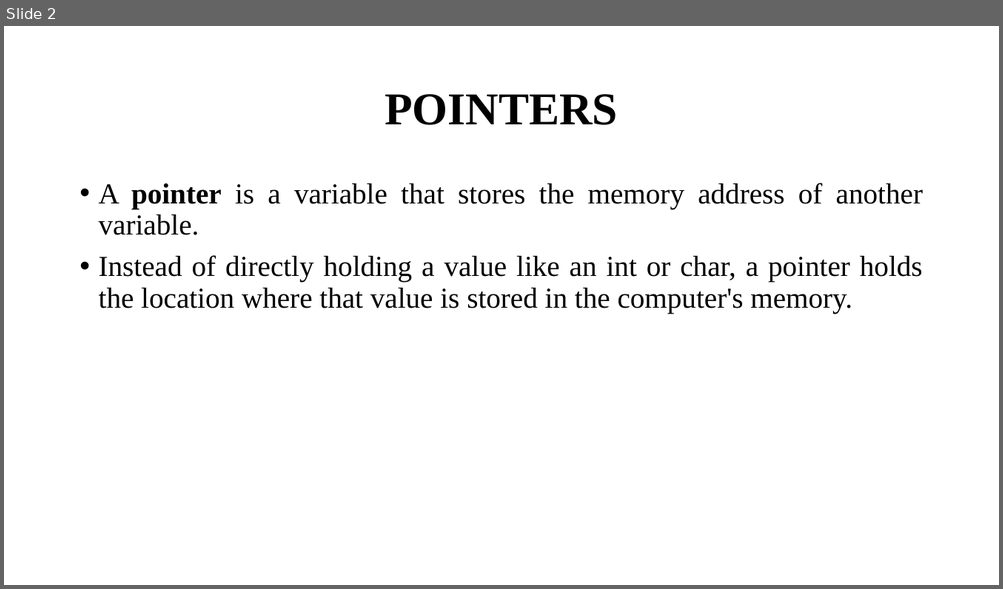
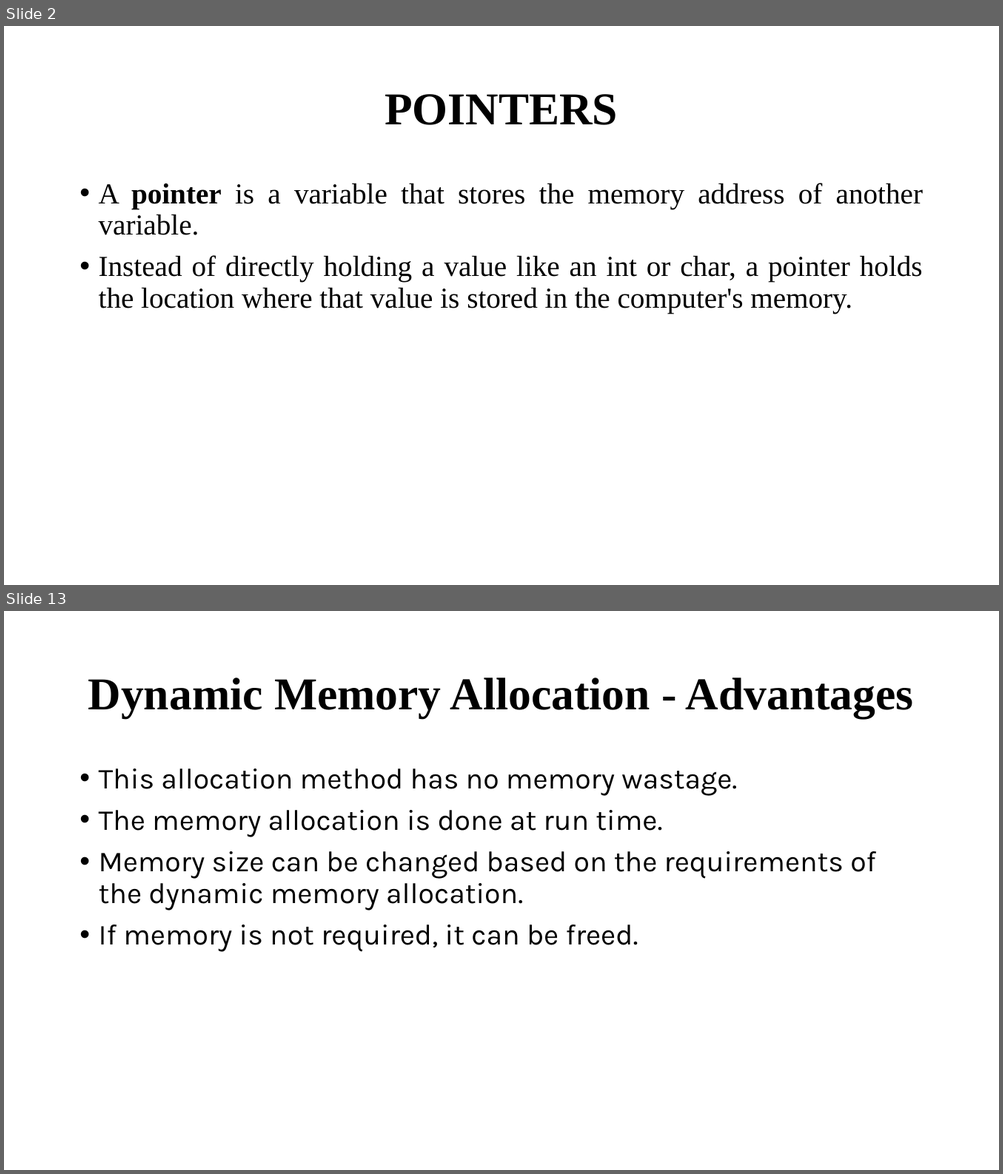
Before and after one commit to Anugrahashaju/S3_Programming_In_C, a slide deck: THEORY/MODULE3/Module_3 [Autosaved].pptm. Shown one above the other, each under a label of ours: slide 2 before the commit, slides 2 and 13 after it; the slides between them are not shown. The pictures are 1003x589 and 1003x1174 pixels, drawn with LibreOffice and Linux fonts; fonts in the diff are those of the drawing. Boxes give left, top, right and bottom in pixels: in the first picture for what was removed or moved away, otherwise in the second. Text is boxed around its words. In the diff, an @@ line names an element or a change of style, - is before the commit and + after.

```diff
--- a/THEORY/MODULE3/Module_3 [Autosaved].pptm
+++ b/THEORY/MODULE3/Module_3 [Autosaved].pptm
@@ slide 13 added at [4,611,999,1170], background #FFFFFF @@
@@ title added at [88,678,913,718], 44 pt, text #000000, bold @@
+Dynamic Memory Allocation - Advantages
@@ text added at [99,769,876,952], 28 pt, text #000000 @@
+• This allocation method has no memory wastage.
+• The memory allocation is done at run time.
+• Memory size can be changed based on the requirements of the dynamic memory allocation.
+• If memory is not required, it can be freed.
```
Also in this commit, not shown: 3 slides changed, 8 other slides added, 6 other files.
